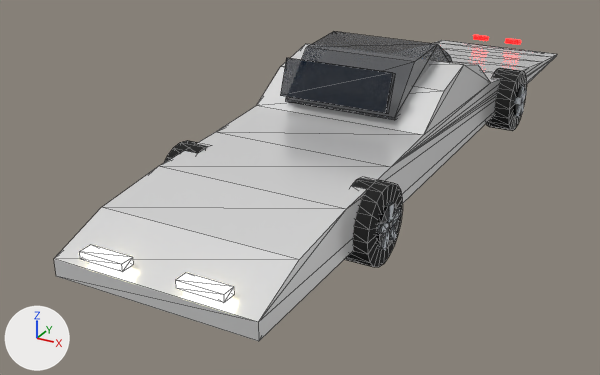
The glTF model open-road/public/models/mcroar-great-white.glb: old version first, new version second.
Camera for both pictures: a camera (50 mm lens) standing at (2.73, -6.03, 2.74) and looking at (-0.51, -0.15, -0.2). Every picture has the same lights, and +X, +Y and +Z are marked at lower left. The first picture is the older version. Mesh edges are drawn as thin lines on the coarser meshes. Where no turn or scale is listed for an object, it has been applied to the vertices. Vertices at exactly the same position are counted once.
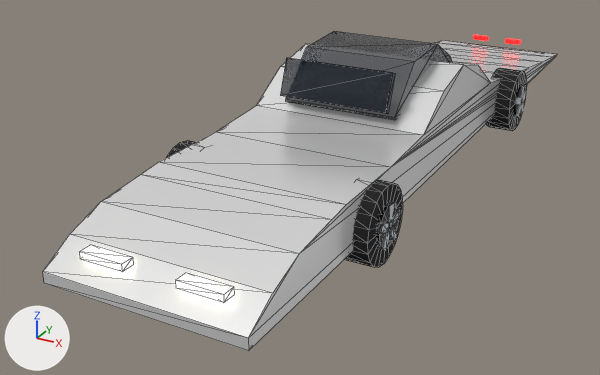
Location of each change, [x1, y1, x2, y2] in pixels of the pictures (600 x 375 px):
'Mesh_0', reshaped
    before: [54, 40, 557, 341]
    after: [43, 40, 557, 351]
part 1 of me_mesh_0, built on
    before: [102, 57, 555, 321]
    after: [70, 57, 555, 337]

The change, as a list of edits to the scene's bpy script:
```text
Change me_mesh_0:
    used by ob_mesh_0; location = (0.0, 0.0, 0.0)
    remove me_mesh_0.from_pydata(...)  # 32 vertices, 60 faces; spans x -0.73..0.73, y -2.85..3.95, z 0.2..0.95
    add me_mesh_0.from_pydata(...)  # 36 vertices, 68 faces; spans x -0.73..0.73, y -2.95..3.95, z 0.2..0.95
    me_mesh_0 part 1
    2 vertices are removed from x -0.73..0.73, y -1.8, z 0.55
    10 faces are deleted
    6 vertices move from x -0.73..0.73, y -2.85..-2.4, z 0.2..0.48 to x -0.73..0.73, y -2.95..-2.7, z 0.2..0.42
    6 vertices are added at (-0.73, -2.4, 0.52), (-0.73, -2.0, 0.56), (-0.73, -1.8, 0.58), (0.73, -2.4, 0.52), (0.73, -1.8, 0.58), (0.73, -2.0, 0.56)
    18 new faces join them
```
